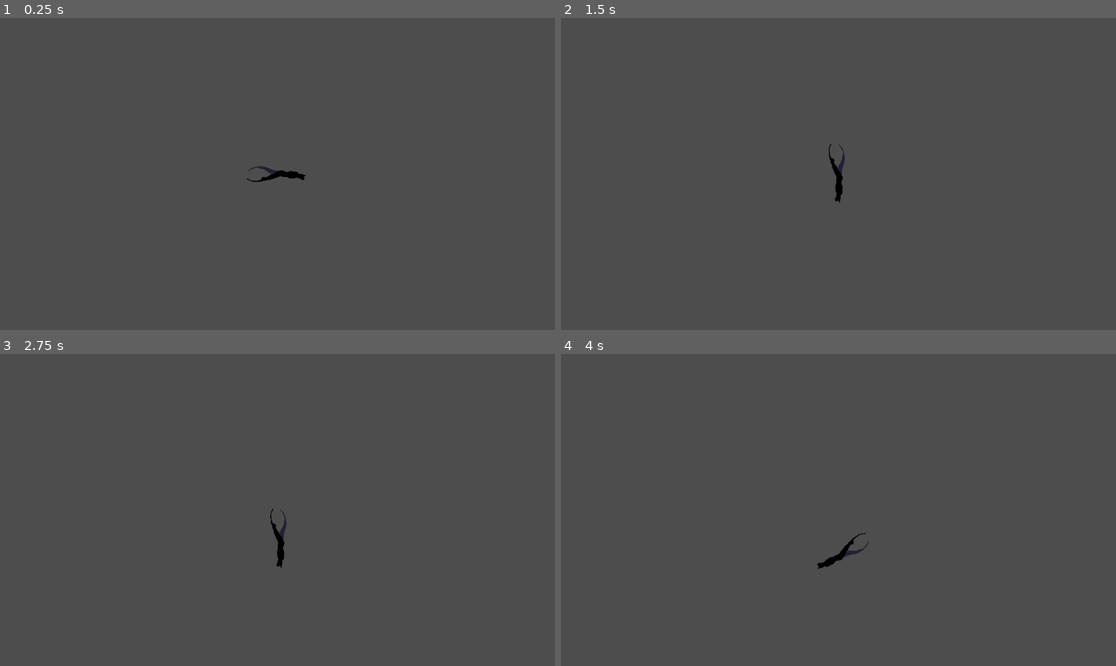
Above: before the commit, frames 1-4 (two rows, left to right).
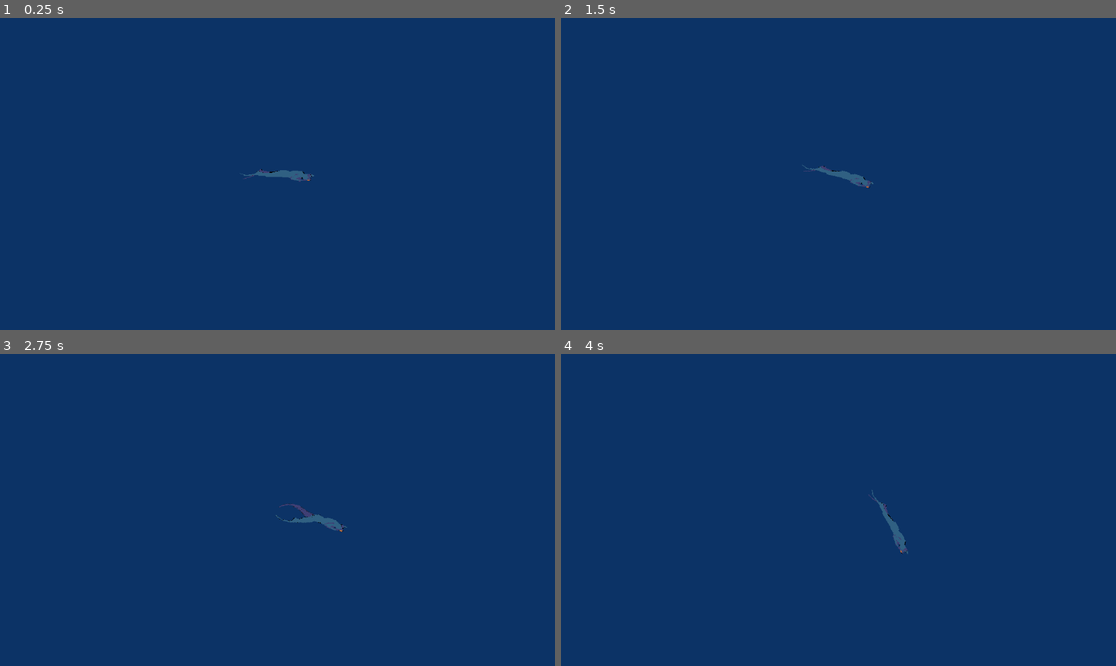
Above: after the commit, the same moments.

Repository: kstolen0/freediver-game
Game: Godot game, scene res://root.tscn
Same seed, same stepped clock (60 frames per second), same inputs: the game is played once before the commit and once after it.
Inputs:
- Up to frame 1 (0.25 s): no input
- Up to frame 2 (1.5 s): tap Enter at 0.5 s; hold L 0.53-1.28 s; tap U at 0.8, 1.35 s
- Up to frame 3 (2.75 s): tap F at 1.55 s; hold F from 2.03 s (still down); tap P at 2.3 s
- Up to frame 4 (4 s): release F at 2.78 s; tap P at 2.85 s; tap L at 3.05 s; hold L from 3.53 s (still down); tap U at 3.8 s

The runs differ from the first frame. In frame 1, 100% of the frame differs, in the area x 0-100%, y 0-100%; in frame 2, 100%; in frame 3, 100%; in frame 4, 100%.

Commit message:
player animations

Diff:
--- a/player.gd
+++ b/player.gd
@@ -2,7 +2,7 @@
 
 
 var heading = 0.0
-var player_rotation = 0.04
+var player_rotation = 0.03
 var acceleration = Vector2(0,0)
 
 
@@ -11,26 +11,30 @@
 var right_leg = leg_force
 
 func _physics_process(delta):
-
+	var animation_to_play = "neutral"
 	if Input.is_key_pressed(KEY_F):
 		left_leg = apply_force(left_leg)
+		animation_to_play = "left_leg"
 	else:
 		left_leg = recover_leg(left_leg)
 
 	if Input.is_key_pressed(KEY_P):
 		right_leg = apply_force(right_leg)
+		animation_to_play = "right_leg"
 	else:
 		right_leg = recover_leg(right_leg)
 
+	var r = player_rotation * max(min(1, abs(velocity.length())), 0.2)
 	if Input.is_key_pressed(KEY_L):
-		heading += player_rotation
-		rotate(player_rotation)
+		heading += r
+		rotate(r)
 	if Input.is_key_pressed(KEY_U):
-		heading -= player_rotation
-		rotate(-player_rotation)
+		heading -= r
+		rotate(-r)
 
 	velocity *= Vector2(0.95,0.95)
 
+	$"Diver-sheet/AnimationPlayer".play(animation_to_play)
 	move_and_slide()
 
 func apply_force(leg: Vector2):
--- a/project.godot
+++ b/project.godot
@@ -14,3 +14,7 @@
 run/main_scene="res://root.tscn"
 config/features=PackedStringArray("4.2", "Forward Plus")
 config/icon="res://icon.svg"
+
+[rendering]
+
+environment/defaults/default_clear_color=Color(0.0482871, 0.200064, 0.398475, 1)
--- a/root.tscn
+++ b/root.tscn
@@ -1,17 +1,80 @@
-[gd_scene load_steps=3 format=3 uid="uid://co2pahc3mq4kh"]
+[gd_scene load_steps=7 format=3 uid="uid://co2pahc3mq4kh"]
 
 [ext_resource type="Script" path="res://player.gd" id="1_dy6f6"]
-[ext_resource type="Texture2D" uid="uid://cif0hitbswri0" path="res://diver.png" id="2_v1yla"]
+[ext_resource type="Texture2D" uid="uid://cgt0xskisivf1" path="res://diver-sheet.png" id="2_e2a56"]
+
+[sub_resource type="Animation" id="Animation_llphg"]
+resource_name = "left_leg"
+tracks/0/type = "value"
+tracks/0/imported = false
+tracks/0/enabled = true
+tracks/0/path = NodePath("player/Diver-sheet:frame")
+tracks/0/interp = 1
+tracks/0/loop_wrap = true
+tracks/0/keys = {
+"times": PackedFloat32Array(0, 0.1),
+"transitions": PackedFloat32Array(1, 1),
+"update": 1,
+"values": [0, 1]
+}
+
+[sub_resource type="Animation" id="Animation_3xe2v"]
+resource_name = "right_leg"
+tracks/0/type = "value"
+tracks/0/imported = false
+tracks/0/enabled = true
+tracks/0/path = NodePath("player/Diver-sheet:frame")
+tracks/0/interp = 1
+tracks/0/loop_wrap = true
+tracks/0/keys = {
+"times": PackedFloat32Array(0, 0.1),
+"transitions": PackedFloat32Array(1, 1),
+"update": 1,
+"values": [0, 2]
+}
+
+[sub_resource type="Animation" id="Animation_o8j5a"]
+resource_name = "neutral"
+loop_mode = 1
+tracks/0/type = "value"
+tracks/0/imported = false
+tracks/0/enabled = true
+tracks/0/path = NodePath("player/Diver-sheet:frame")
+tracks/0/interp = 1
+tracks/0/loop_wrap = true
+tracks/0/keys = {
+"times": PackedFloat32Array(0),
+"transitions": PackedFloat32Array(1),
+"update": 1,
+"values": [0]
+}
+
+[sub_resource type="AnimationLibrary" id="AnimationLibrary_6c8y7"]
+_data = {
+"left_leg": SubResource("Animation_llphg"),
+"neutral": SubResource("Animation_o8j5a"),
+"right_leg": SubResource("Animation_3xe2v")
+}
 
 [node name="root" type="Node2D"]
 
 [node name="player" type="CharacterBody2D" parent="."]
 script = ExtResource("1_dy6f6")
 
-[node name="player-collision" type="CollisionShape2D" parent="player"]
+[node name="Diver-sheet" type="Sprite2D" parent="player"]
+texture_filter = 1
+position = Vector2(-1, 0)
+texture = ExtResource("2_e2a56")
+hframes = 3
+frame = 2
 
-[node name="Diver" type="Sprite2D" parent="player"]
-position = Vector2(-3, 0)
-texture = ExtResource("2_v1yla")
+[node name="AnimationPlayer" type="AnimationPlayer" parent="player/Diver-sheet"]
+root_node = NodePath("../../..")
+libraries = {
+"": SubResource("AnimationLibrary_6c8y7")
+}
+
+[node name="CanvasLayer" type="CanvasLayer" parent="."]
 
 [node name="Camera2D" type="Camera2D" parent="."]
+zoom = Vector2(1.2, 1.2)
Binary file added: diver-sheet.png
Not shown, added: diver-sheet.png.import
Not shown, added: export_presets.cfg
